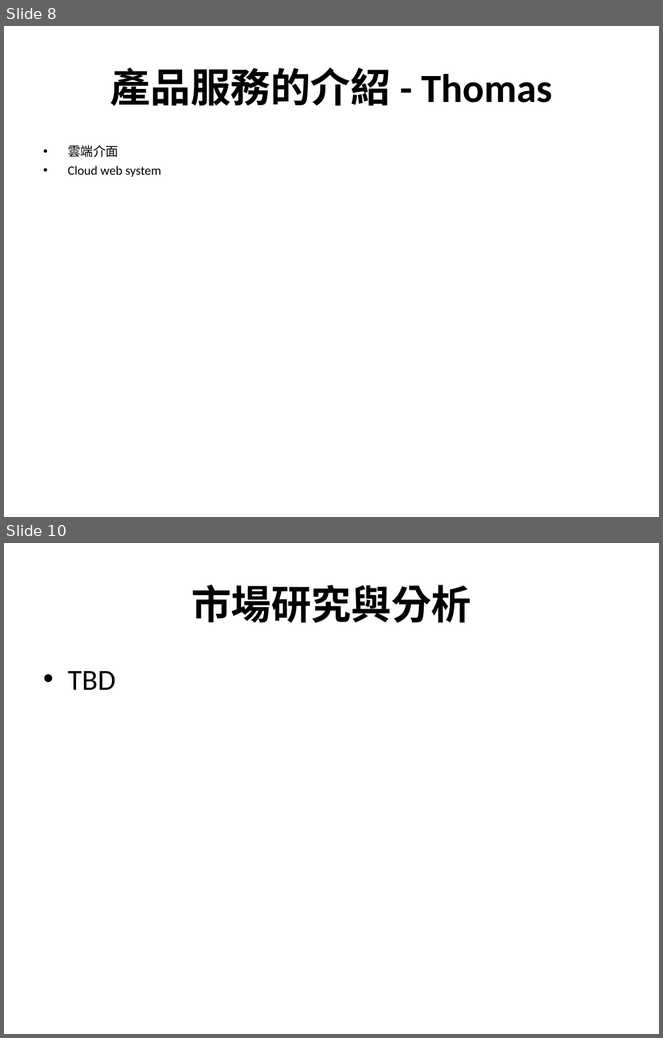
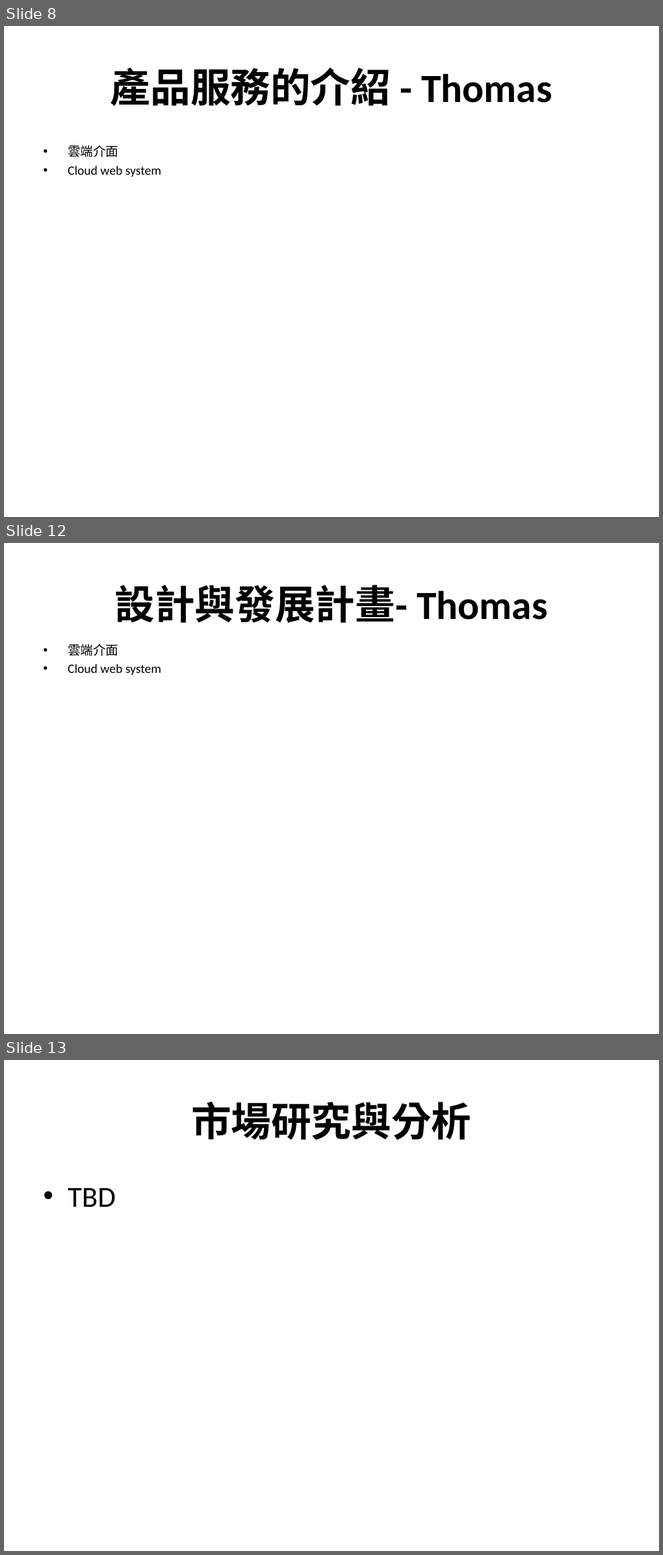
Before and after one commit to HaroldYang/ePetCareCloud, a slide deck: Doc/ePetCareCloud企劃案簡報.ppt. Shown one above the other, each under a label of ours: slides 8 and 10 before the commit, slides 8, 12 and 13 after it; the slides between them are not shown. The pictures are 663x1038 and 663x1555 pixels, drawn with LibreOffice and Linux fonts; fonts in the diff are those of the drawing; background and template pictures are left out. Boxes give left, top, right and bottom in pixels: in the first picture for what was removed or moved away, otherwise in the second. Text is boxed around its words. In the diff, an @@ line names an element or a change of style, - is before the commit and + after.

```diff
--- a/Doc/ePetCareCloud企劃案簡報.ppt
+++ b/Doc/ePetCareCloud企劃案簡報.ppt
@@ slide 12 added at <box>4,543,659,1034</box>, background picture (left out) @@
@@ title added at <box>115,585,548,623</box>, 44 pt, text #000000, bold @@
+設計與發展計畫- Thomas
@@ text added at <box>68,644,161,675</box>, 14 pt, text #000000 @@
+  • 雲端介面
+  • Cloud web system
@@ what was slide 10 is now slide 13 @@
```
Also in this commit, not shown: 3 slides changed, 2 other slides added.
